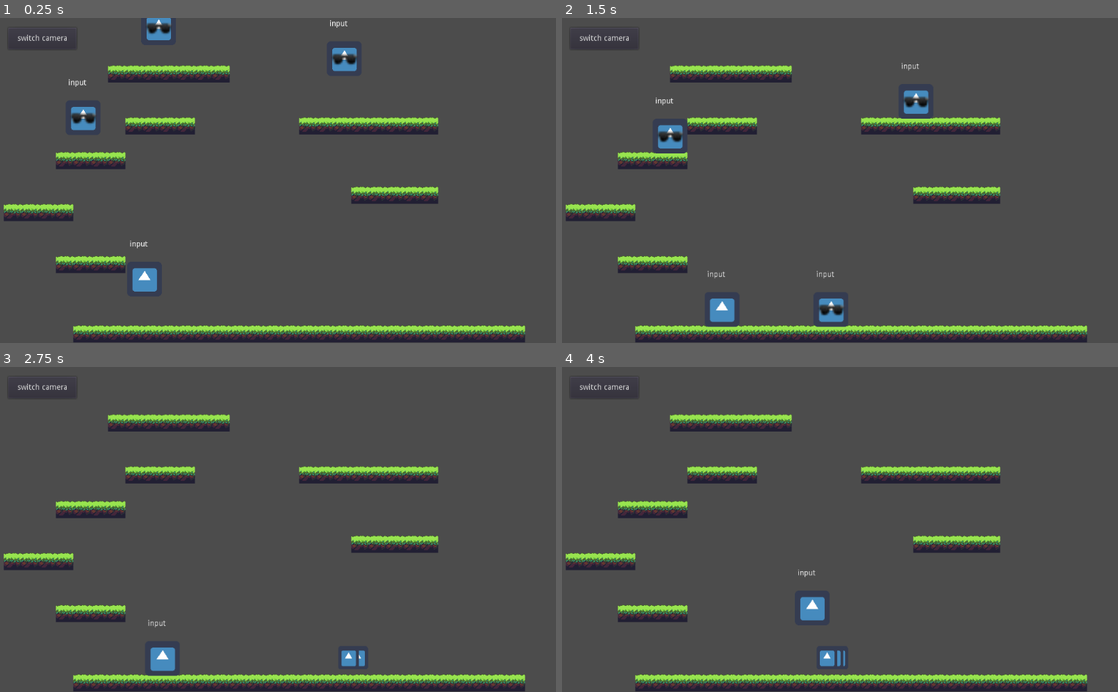
Above: before the commit, frames 1-4 (two rows, left to right).
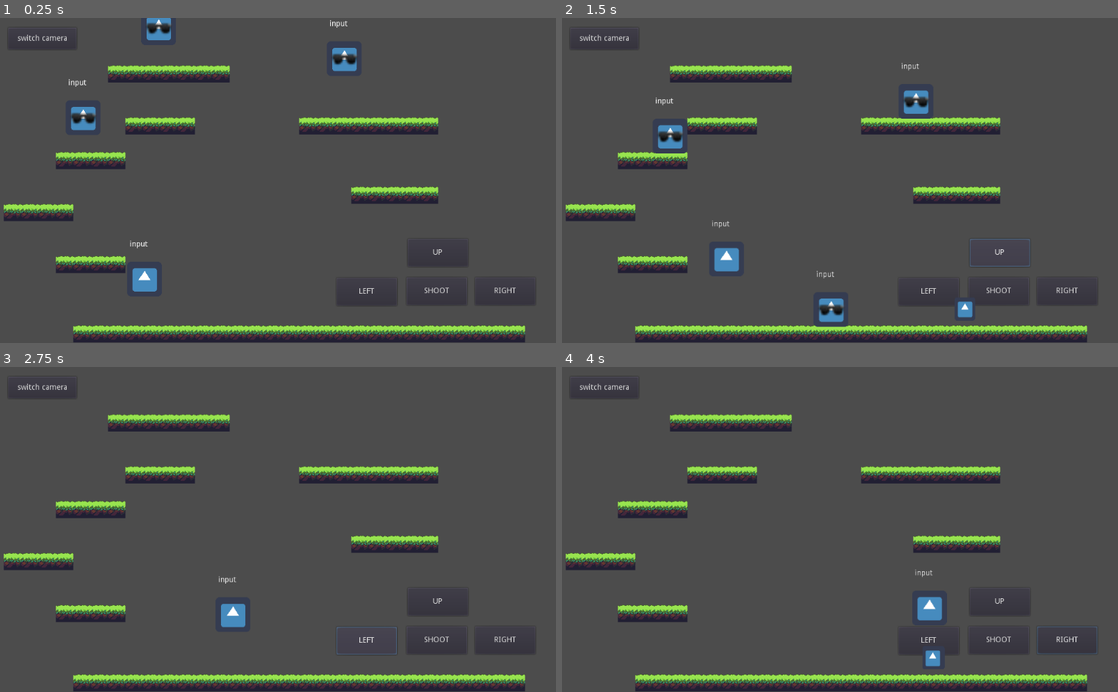
Above: after the commit, the same moments.

Repository: digitaltdesignlyngby/GodotPlatformer
Game: Godot game, scene res://scenes/Level1.tscn
The game is run twice, just before and just after one commit, with the same random seed, the same clock (stepped at 60 frames per second) and the same inputs. The engine's default icon, where the game draws it, is replaced by a stand-in: a white triangle on a blue panel in a dark square.
Inputs (mouse positions are in pixels of both pictures, inside the frame that each line leads up to):
- Up to frame 1 (0.25 s): no input
- Up to frame 2 (1.5 s): click (1001, 291) at 0.5 s, where only the run after the commit has a clickable "SHOOT"; click (1001, 252) at 1.25 s, where only the run after the commit has a clickable "UP"
- Up to frame 3 (2.75 s): click (366, 640) at 2 s, where only the run after the commit has a clickable "LEFT"
- Up to frame 4 (4 s): click (1067, 640) at 2.75 s, where only the run after the commit has a clickable "RIGHT"; move the mouse to (962, 513) at 3.52 s; hold Right (ui_right) from 3.53 s (still down); tap Space (shoot) at 3.6 s; click (962, 513) at 3.67 s; tap Up (ui_up) at 3.77 s

The runs differ from the first frame. In frame 1, 0.2% of the frame differs, in the area x 61-96%, y 71-89%; in frame 2, 1.1%; in frame 3, 1.1%; in frame 4, 1.2%, in the area x 42-97%, y 62-93%.

Commit message:
GUI - nu med controls til at styre spilleren
1. Anvendelse af globals: up, left, right og shoot sat af knapperne
2. Player objektet tjekker om nogle af værdierne er sande og reagerer

Diff:
--- a/scenes/GUI.tscn
+++ b/scenes/GUI.tscn
@@ -5,11 +5,51 @@
 [node name="GUI" type="Node2D"]
 script = ExtResource( 2 )
 
-[node name="Button" type="Button" parent="."]
+[node name="CAMERA" type="Button" parent="."]
 margin_left = 15.0
 margin_top = 18.0
 margin_right = 141.0
 margin_bottom = 58.0
 text = "switch camera"
 
-[connection signal="button_down" from="Button" to="." method="_on_Button_button_down"]
+[node name="SHOOT" type="Button" parent="."]
+margin_left = 749.0
+margin_top = 479.0
+margin_right = 860.0
+margin_bottom = 530.0
+rect_pivot_offset = Vector2( 48, 19 )
+text = "SHOOT"
+
+[node name="UP" type="Button" parent="."]
+margin_left = 751.0
+margin_top = 408.0
+margin_right = 862.0
+margin_bottom = 459.0
+rect_pivot_offset = Vector2( 48, 19 )
+text = "UP"
+
+[node name="LEFT" type="Button" parent="."]
+margin_left = 620.0
+margin_top = 480.0
+margin_right = 731.0
+margin_bottom = 531.0
+rect_pivot_offset = Vector2( 48, 19 )
+text = "LEFT"
+
+[node name="RIGHT" type="Button" parent="."]
+margin_left = 875.0
+margin_top = 479.0
+margin_right = 986.0
+margin_bottom = 530.0
+rect_pivot_offset = Vector2( 48, 19 )
+text = "RIGHT"
+
+[connection signal="button_down" from="CAMERA" to="." method="_on_Button_button_down"]
+[connection signal="button_down" from="SHOOT" to="." method="_on_SHOOT_button_down"]
+[connection signal="button_up" from="SHOOT" to="." method="_on_SHOOT_button_up"]
+[connection signal="button_down" from="UP" to="." method="_on_UP_button_down"]
+[connection signal="button_up" from="UP" to="." method="_on_UP_button_up"]
+[connection signal="button_down" from="LEFT" to="." method="_on_LEFT_button_down"]
+[connection signal="button_up" from="LEFT" to="." method="_on_LEFT_button_up"]
+[connection signal="button_down" from="RIGHT" to="." method="_on_RIGHT_button_down"]
+[connection signal="button_up" from="RIGHT" to="." method="_on_RIGHT_button_up"]
--- a/scripts/GUI.gd
+++ b/scripts/GUI.gd
@@ -1,19 +1,4 @@
 extends Node2D
-
-# Declare member variables here. Examples:
-# var a = 2
-# var b = "text"
-
-
-# Called when the node enters the scene tree for the first time.
-func _ready():
-	pass # Replace with function body.
-
-
-# Called every frame. 'delta' is the elapsed time since the previous frame.
-#func _process(delta):
-#	pass
-
 
 func _on_Button_button_down():
 	if !Globals.cameraPlayer:
@@ -36,3 +21,36 @@
 		return
 
 	pass # Replace with function body.
+
+
+func _on_UP_button_down():
+	Globals.up = true
+	pass # Replace with function body.
+
+func _on_UP_button_up():
+	Globals.up = false
+	pass # Replace with function body.
+
+func _on_LEFT_button_down():
+	Globals.left = true
+	pass # Replace with function body.
+
+func _on_LEFT_button_up():
+	Globals.left = false
+	pass # Replace with function body.
+
+func _on_RIGHT_button_down():
+	Globals.right = true
+	pass # Replace with function body.
+
+func _on_RIGHT_button_up():
+	Globals.right = false
+	pass # Replace with function body.
+
+func _on_SHOOT_button_down():
+	Globals.shoot = true
+	pass # Replace with function body.
+
+func _on_SHOOT_button_up():
+	Globals.shoot = false
+	pass # Replace with function body.
--- a/scripts/PlayerScript.gd
+++ b/scripts/PlayerScript.gd
@@ -9,12 +9,15 @@
 var directionLeft = true #Dette er kun for kunne se hvilken retning vi skal skyde
 var bullet = preload("res://scenes/Bullet.tscn")
 
+func _ready():
 
+	pass
 
 #This is a fuction for player movement
 func get_input(delta):
 	#mouseInputs(delta)
 	keyInputs(delta)
+	guiInputs(delta)
 	updateAll(delta)
 	pass
 
@@ -68,6 +71,22 @@
 			if directionLeft : b.speed *= -1
 			get_parent().add_child(b)
 
+func guiInputs(delta):
+	if Globals.up && is_on_floor():
+		velocity.y -=jump_speed
+	if Globals.left && is_on_floor():
+		velocity.x -= speed
+		directionLeft = true
+	if Globals.right && is_on_floor():
+		velocity.x += speed
+		directionLeft = false
+	if Globals.shoot:
+		Globals.shoot = false
+		var b = bullet.instance() ## MEGET VIGTIGT instance() HVIS EXPORT!!!
+		b.position.x = position.x
+		b.position.y = position.y
+		if directionLeft : b.speed *= -1
+		get_parent().add_child(b)
 
 func keyInputs(delta):
 	if Input.is_action_pressed("ui_right") && is_on_floor():
--- a/scripts/globals.gd
+++ b/scripts/globals.gd
@@ -1,17 +1,8 @@
 extends Node
 
+var cameraPlayer	= false
 
-# Declare member variables here. Examples:
-# var a = 2
-# var b = "text"
-
-var cameraPlayer = false
-
-# Called when the node enters the scene tree for the first time.
-func _ready():
-	pass # Replace with function body.
-
-
-# Called every frame. 'delta' is the elapsed time since the previous frame.
-#func _process(delta):
-#	pass
+var up 			= false
+var left			= false
+var right		= false
+var shoot		= false
